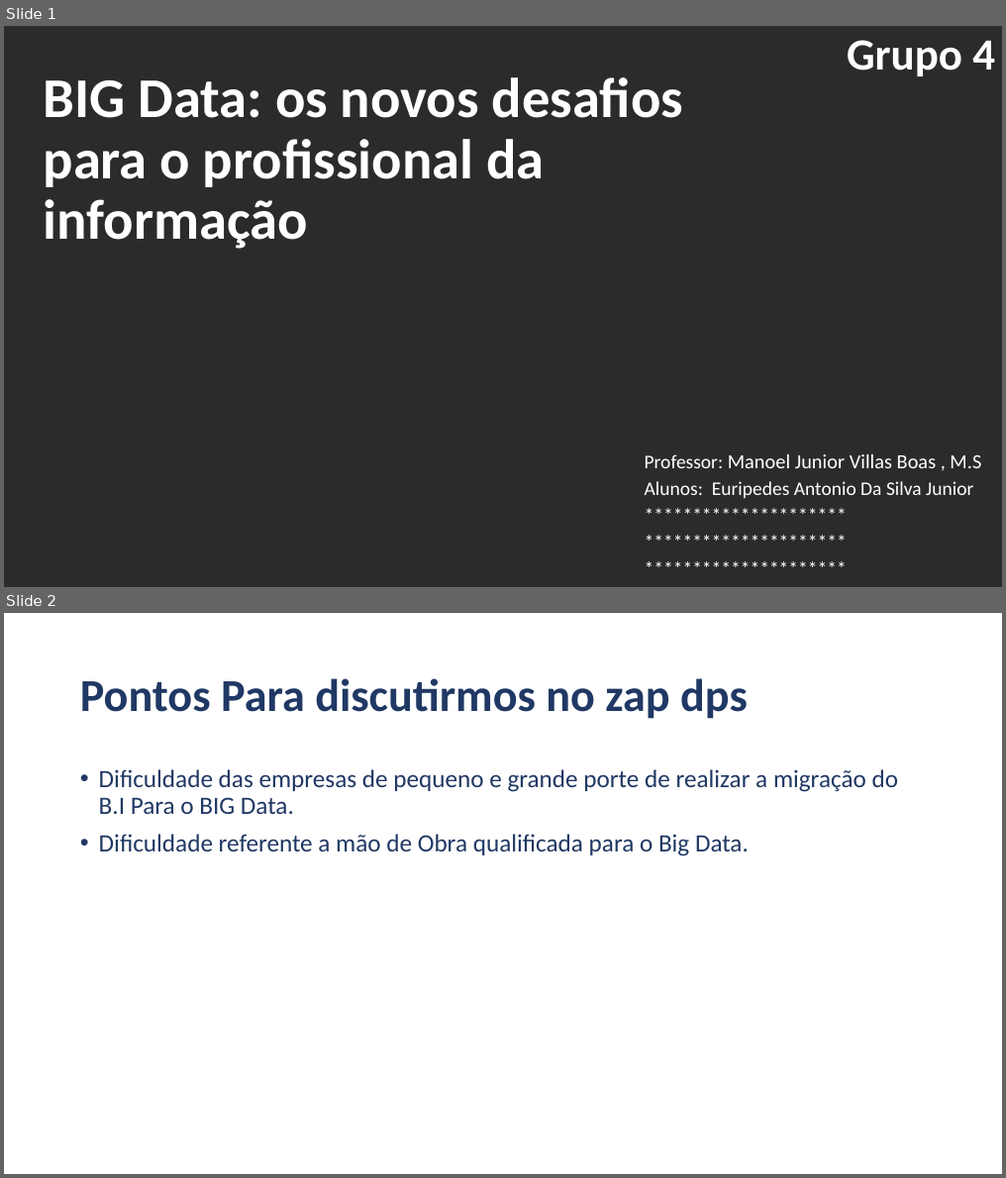
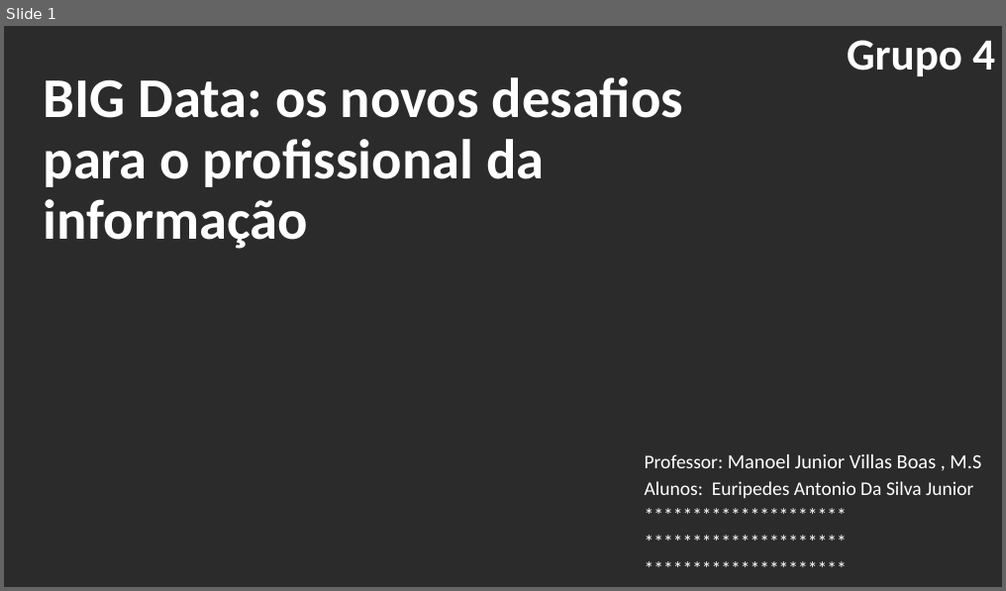
Before and after one commit to Euripedesjr9/UFRJ-ED, a slide deck: Grupo_4_BIG_Data_Desafios_profissional_info.pptx. Shown one above the other, each under a label of ours: slides 1 and 2 before the commit, slide 1 after it. The pictures are 1006x1178 and 1006x591 pixels, drawn with LibreOffice and Linux fonts; fonts in the diff are those of the drawing; background and template pictures are left out; a plain dark background stands for a picture behind light text. Boxes give left, top, right and bottom in pixels: in the first picture for what was removed or moved away, otherwise in the second. Text is boxed around its words. In the diff, an @@ line names an element or a change of style, - is before the commit and + after.

```diff
--- a/Grupo_4_BIG_Data_Desafios_profissional_info.pptx
+++ b/Grupo_4_BIG_Data_Desafios_profissional_info.pptx
@@ slide 2 removed at (x1=4, y1=613, x2=1002, y2=1174), background picture (left out) @@
@@ title removed at (x1=80, y1=678, x2=747, y2=719) @@
-Pontos Para discutirmos no zap dps
@@ text removed at (x1=99, y1=769, x2=899, y2=857) @@
-• Dificuldade das empresas de pequeno e grande porte de realizar a migração do B.I Para o BIG Data.
-• Dificuldade referente a mão de Obra qualificada para o Big Data.
```
Also in this commit, not shown: 1 slide changed, 5 slides added.
